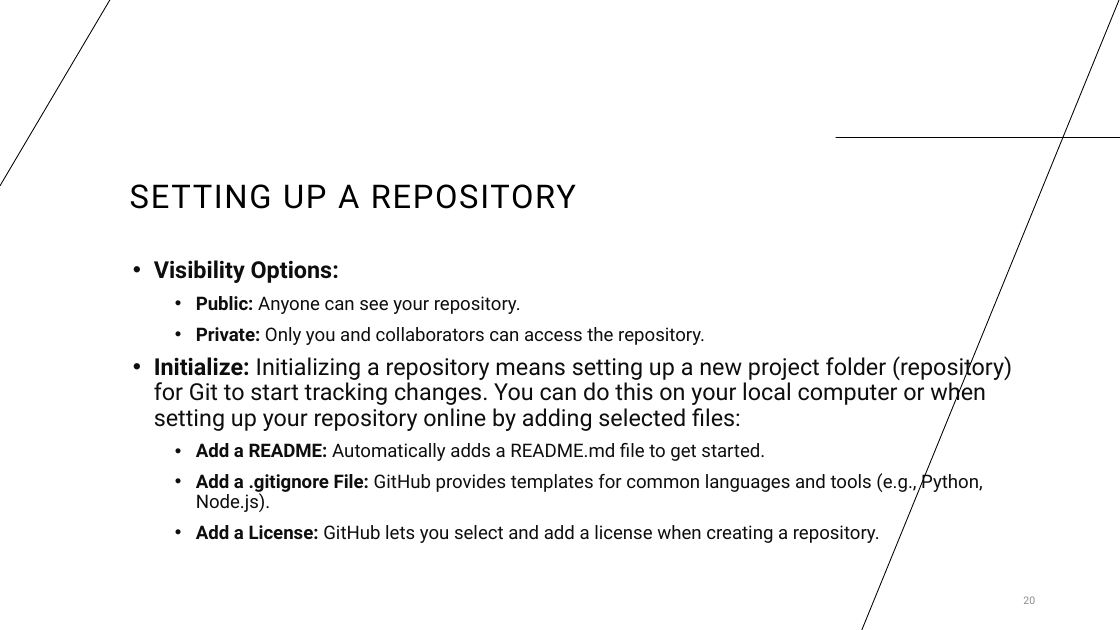
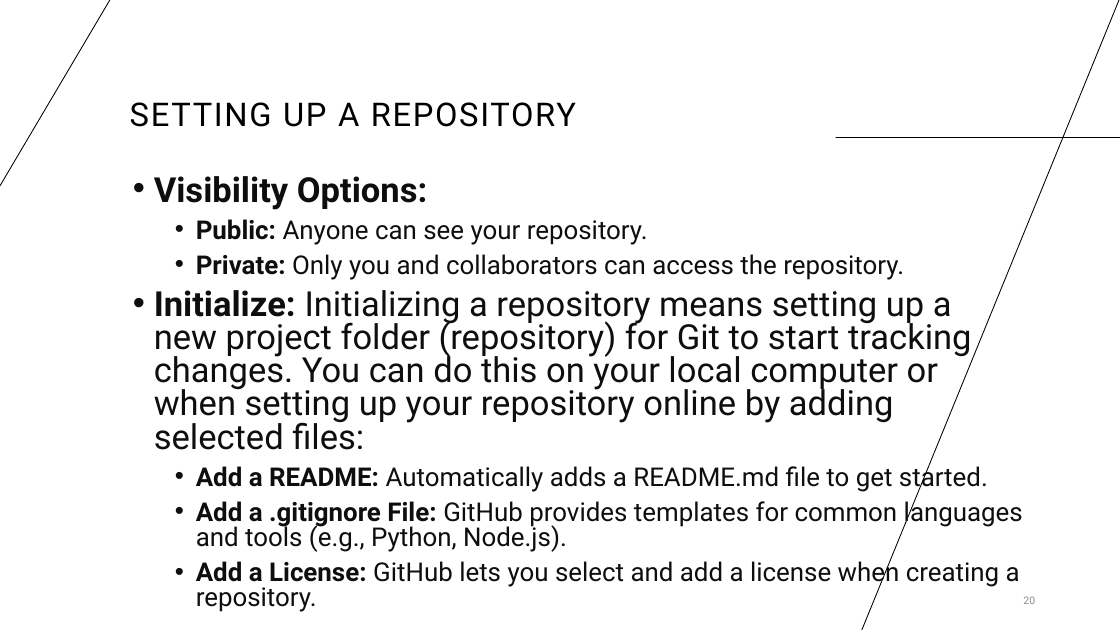
Before and after one commit to cassandra-hui/GitHub-Workshop, a slide deck: slide 20 of Day_1.pptx. Drawn at 1120x630 pixels with LibreOffice and Linux fonts; fonts in the diff are those of the drawing. Boxes give left, top, right and bottom in pixels: in the first picture for what was removed or moved away, otherwise in the second. Text is boxed around its words. In the diff, an @@ line names an element or a change of style, - is before the commit and + after.

Commit message:
Making text bigger on slides

```diff
--- a/Day_1.pptx
+++ b/Day_1.pptx
@@ title "SETTING UP A REPOSITORY" moved from (x1=130, y1=184, x2=576, y2=209) to (x1=130, y1=102, x2=576, y2=127) @@
@@ text "Visibility Options:" moved from (x1=154, y1=260, x2=1012, y2=543) to (x1=154, y1=176, x2=1023, y2=612) @@
@@ text "Visibility Options:" at (x1=154, y1=176, x2=1023, y2=612): size 20 to 29.6 pt in "Visibility Options:", "Initialize: Initializing a repository means setting up ..."; size 16 to 22.2 pt in "Public: Anyone can see your repository.", "Private: Only you and collaborators can access ...", "Add a README: Automatically adds a README.md ...", "Add a .gitignore File: GitHub provides templates ..." and 1 more places; line spacing 0.9 to 0.8 @@
```
Also in this commit, not shown: 27 other slides changed.
